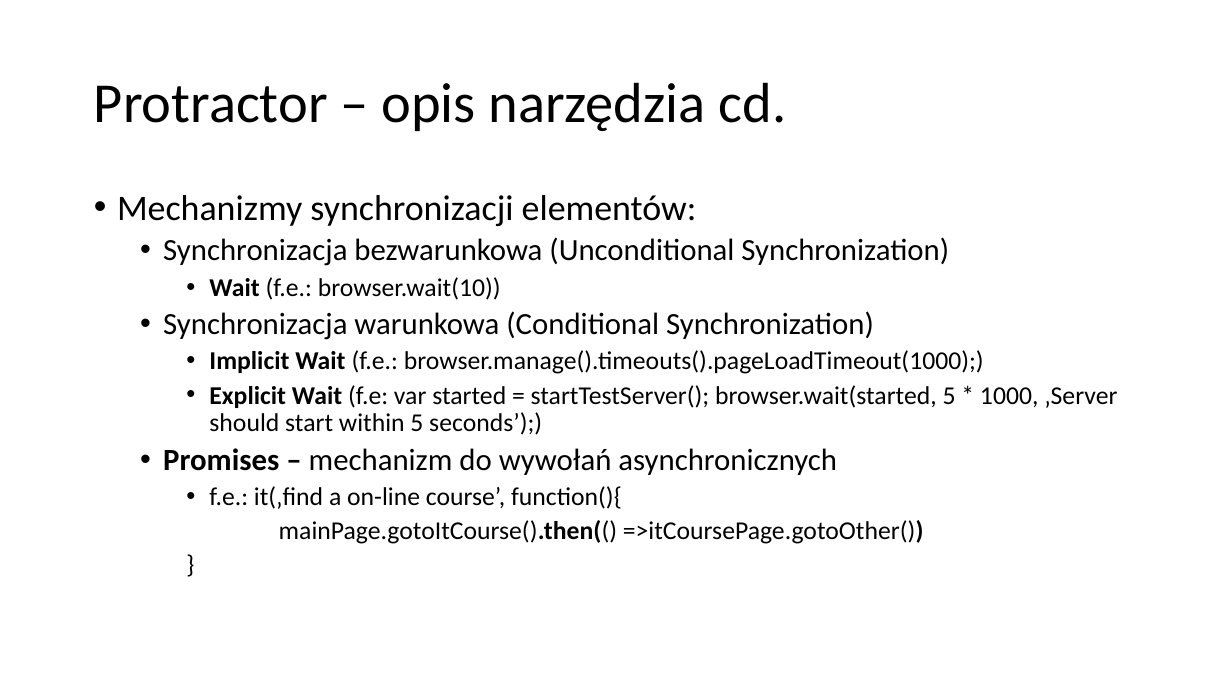
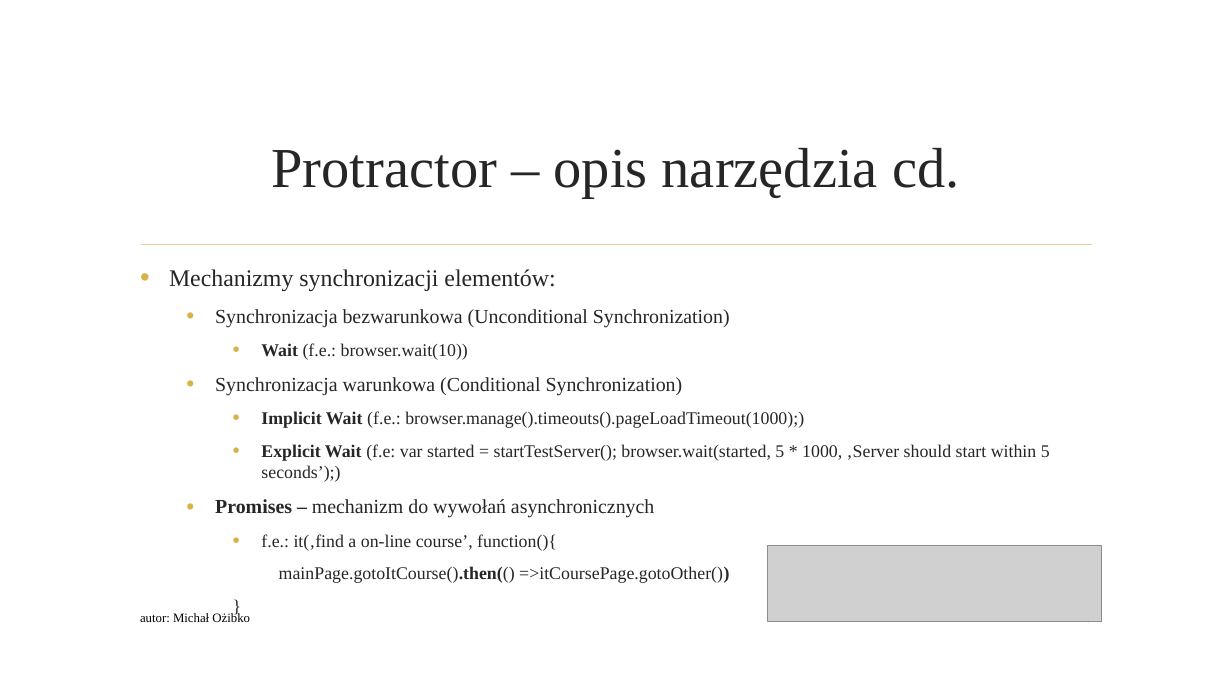
Before and after one commit to qadevpl/repo, a slide deck: slide 10 of JSRestApi/WarsztatQA.pptx. Drawn at 1232x693 pixels with LibreOffice and Linux fonts; fonts in the diff are those of the drawing; grey boxes stand for pictures; background and template pictures are left out. Boxes give left, top, right and bottom in pixels: in the first picture for what was removed or moved away, otherwise in the second. Text is boxed around its words. In the diff, an @@ line names an element or a change of style, - is before the commit and + after.

```diff
--- a/JSRestApi/WarsztatQA.pptx
+++ b/JSRestApi/WarsztatQA.pptx
@@ title "Protractor – opis narzędzia cd.": place and size @@
-title "Protractor – opis narzędzia cd." at <box>94,82,787,131</box>
+title "Protractor – opis narzędzia cd." at <box>272,148,959,198</box>
@@ title "Protractor – opis narzędzia cd." at <box>272,148,959,198</box>: font Calibri to Times New Roman, text colour #000000 to #262626; alignment left to centre; line spacing 0.9 to 1 @@
@@ text "Mechanizmy synchronizacji elementów:": place and size @@
-text "Mechanizmy synchronizacji elementów:" at <box>117,195,1117,544</box>
+text "Mechanizmy synchronizacji elementów:" at <box>169,269,1050,583</box>
@@ text "Mechanizmy synchronizacji elementów:" at <box>169,269,1050,583</box>: size 28 to 18.6 pt in "Mechanizmy synchronizacji elementów:"; font Calibri to Times New Roman, text colour #000000 to #262626; size 24 to 15.5 pt in "Synchronizacja bezwarunkowa (Unconditional Synchronization)", "Synchronizacja warunkowa (Conditional Synchronization)", "Promises – mechanizm do wywołań asynchronicznych"; size 20 to 13.9 pt in "Wait (f.e.: browser.wait(10))", "Implicit Wait (f.e.: browser.manage().timeouts().pageLoadTim ...", "Explicit Wait (f.e: var started = startTestServer(); ...", "f.e.: it(‚find a on-line course’, function(){" and 2 more places; indent changed; line spacing 0.9 to 1; more space between paragraphs @@
@@ line added from (141, 245) to (1092, 245), #E8D191 1.25 pt @@
@@ picture added at <box>768,546,1103,622</box> @@
@@ text added at <box>140,612,250,622</box>, 10 pt, text #000000 @@
+autor: Michał Ożibko
@@ page number added at <box>1079,621,1092,625</box>, 10 pt, text #000000 @@
+10
```
Also in this commit, not shown: 15 other slides changed, 1 slide added, 1 slide removed.
